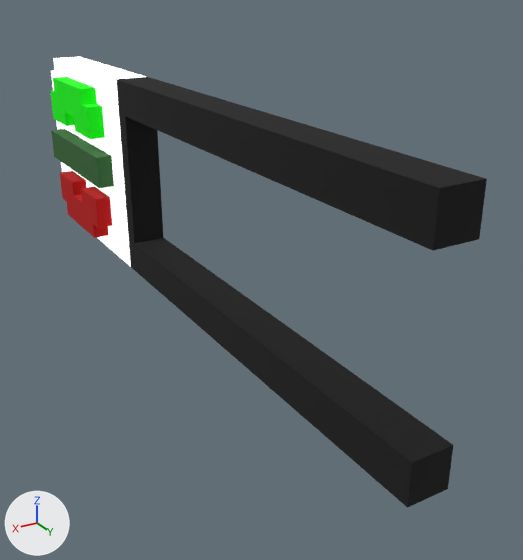
One commit to the glTF model public/buildings/smallSign/zeroFourMartSign.glb: the scene before it, then after it.
Rendered twice from a camera (50 mm lens) standing at (4.44, 1.53, 12.1) and looking at (2.51, -1.68, 10.5). The axes (+X, +Y, +Z) are drawn at lower left. The lights are the same throughout. Where no turn or scale is listed for an object, it has been applied to the vertices. Vertices at the same position are counted once.

The first picture shows 'ObjObject'.
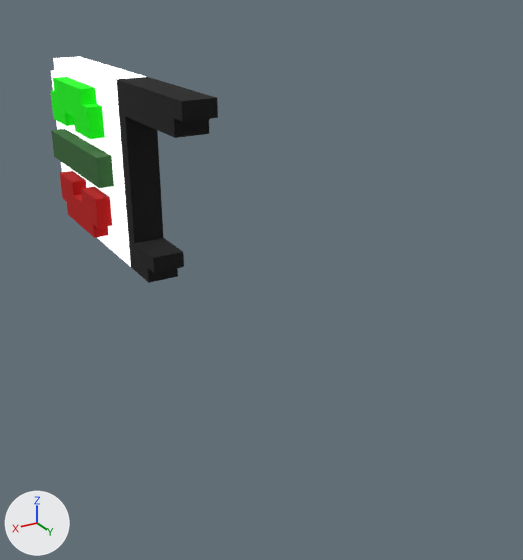
Changed parts and their boxes (x1, y1, x2, y2) in the pictures (523 x 560 px):
'ObjObject', reshaped (62% narrower, 50% shorter)
    before: (51, 56, 487, 508)
    after: (51, 56, 218, 283)
part 1 of me_objobject, built on
    before: (146, 96, 487, 508)
    after: (146, 96, 218, 283)

The change in detail:
me_objobject is used by ob_objobject; location (0.0, 0.0, 0.0).
me_objobject had 140 vertices, 276 faces and spanned x 2.6..3.0, y -4.1..0.0, z 10.3..11.5.
me_objobject now has 148 vertices, 292 faces and spans x 2.6..3.0, y -4.1..-1.8, z 10.3..11.5.
Part 1, on me_objobject:
8 vertices are removed from x 2.7..2.9, y 0.0, z 10.3..11.5.
20 faces are deleted.
10 vertices are added at x 2.7..2.9, y -2.4..-1.8, z 10.3..11.5.
6 new vertices lie (0.2, 0.0, 0.0) away from vertices in x 2.7, y -2.4..-1.8, z 10.4..11.5.
36 new faces join them, mat_palette (picture img_zero_four_mart_sign).
